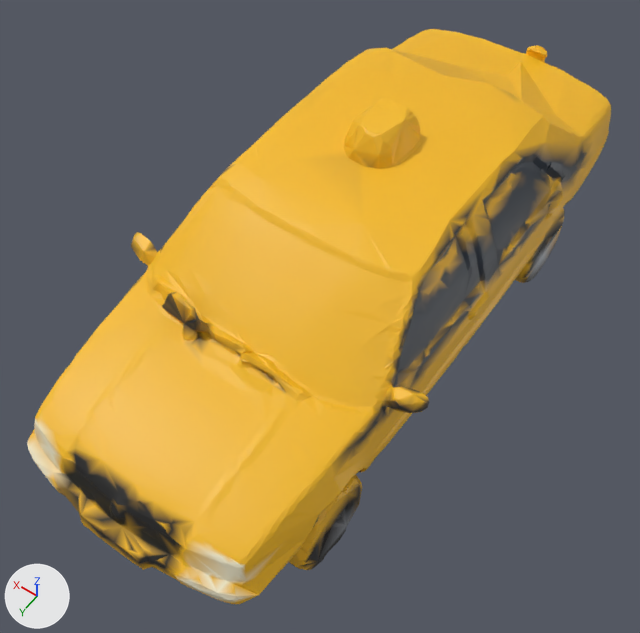
What one commit did to the glTF model scripts/assets/models/vehicles/taxi_lod1.glb.
Both versions are drawn from a camera (50 mm lens) standing at (-87.6, 139.4, 218.6) and looking at (0.7, 15.8, 24.3). Every picture has the same lights, and +X, +Y and +Z are marked at lower left. The older version comes first. Where no turn or scale is listed for an object, it has been applied to the vertices. Vertices at exactly the same position are counted once.

Script lines for the objects in view, before the commit:
```python
me_geometry_0 = bpy.data.meshes.new('geometry_0')
me_geometry_0.from_pydata(...)  # 8735 vertices, 17527 faces; spans x -44.0..48.0, y -102.0..98.0, z -1.0..74.0
me_geometry_0.materials.append(mat_geometry_0)
ob_geometry_0 = bpy.data.objects.new('geometry_0', me_geometry_0)
ob_geometry_0.location = (0.0, 0.0, 0.0)
```
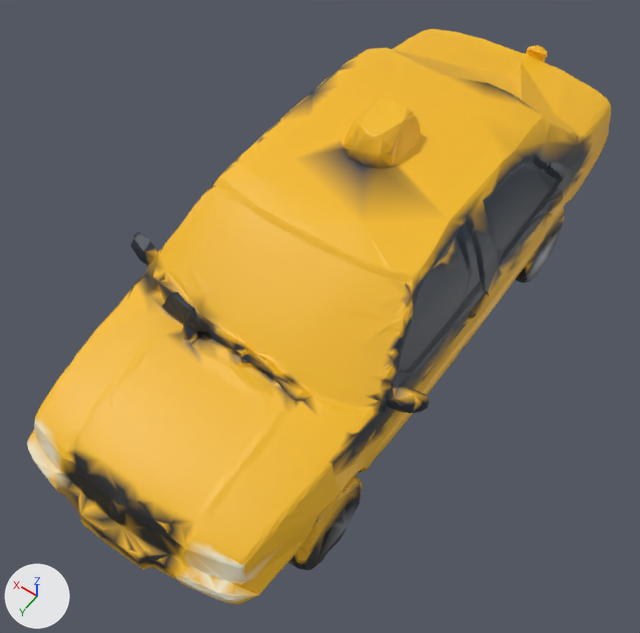
Location of each change, [x1, y1, x2, y2] in pixels of the pictures (640 x 633 px):
part 1 of me_geometry_0, recoloured
    both: [96, 55, 593, 570]

The change, as a list of edits to the scene's bpy script:
```text
Change me_geometry_0:
    where me_geometry_0.from_pydata(...)  # 8735 vertices, 17527 faces; spans x -44.0..48.0, y -102.0..98.0, z -1.0..74.0
    used by ob_geometry_0; location = (0.0, 0.0, 0.0)
    me_geometry_0 part 1: 3550 faces centred in x -44.0..48.0, y -75.0..83.0, z 0.0..71.0 are repainted in the vertex colours, in many colours
```
